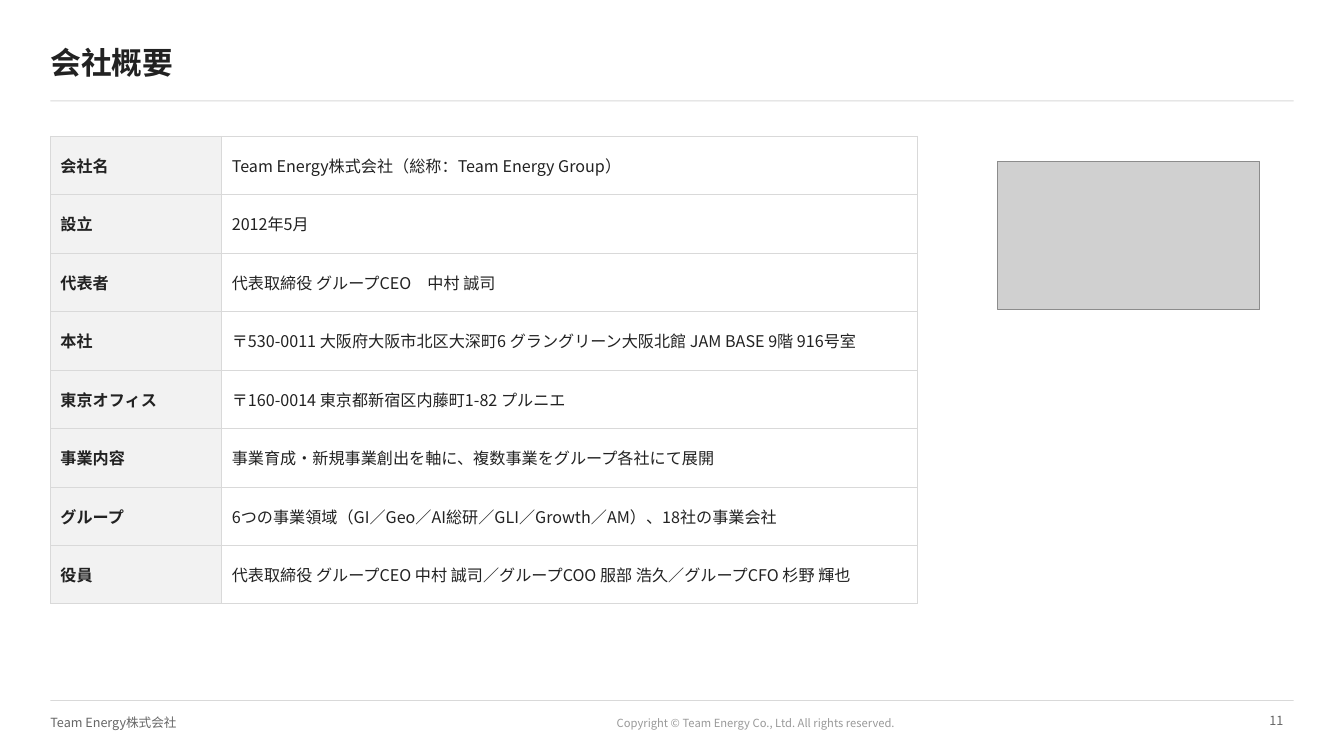
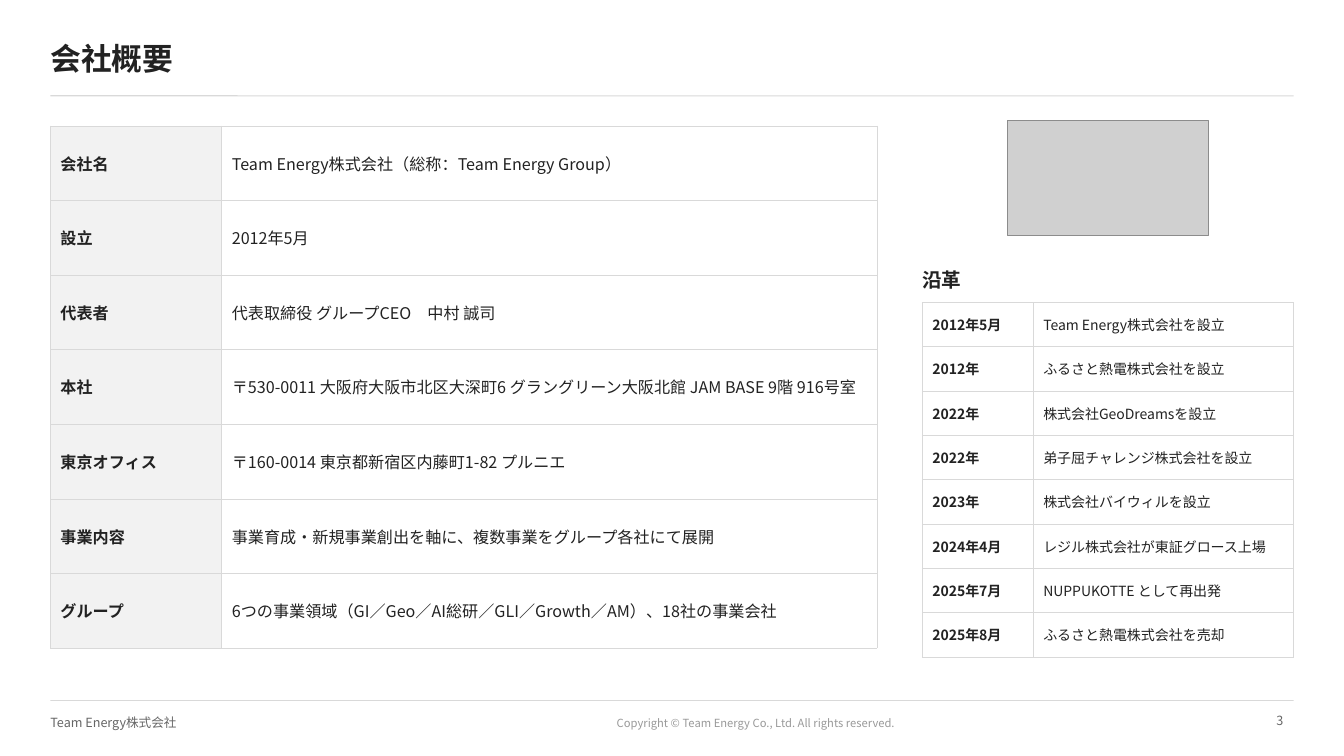
Before and after one commit to ttomoi-afk/desktop-tutorial, a slide deck: slide 3 of teamenergy/docs/TeamEnergy_会社紹介資料.pptx (slide 11 before the commit). Drawn at 1344x756 pixels with LibreOffice and Linux fonts; fonts in the diff are those of the drawing; grey boxes stand for pictures; background and template pictures are left out. Boxes give left, top, right and bottom in pixels: in the first picture for what was removed or moved away, otherwise in the second. Text is boxed around its words. In the diff, an @@ line names an element or a change of style, - is before the commit and + after.

```diff
--- a/teamenergy/docs/TeamEnergy_会社紹介資料.pptx
+++ b/teamenergy/docs/TeamEnergy_会社紹介資料.pptx
@@ title "会社概要": place and size @@
-title "会社概要" at bbox=[50, 48, 173, 77]
+title "会社概要" at bbox=[50, 44, 173, 73]
@@ line moved from (50, 101) - (1294, 101) to (50, 96) - (1294, 96) @@
@@ table at bbox=[50, 126, 877, 623] @@
-row 8: 役員 | 代表取締役 グループCEO 中村 誠司／グループCOO 服部 浩久／グループCFO 杉野 輝也
@@ table: place and size @@
-table at bbox=[50, 136, 918, 587]
+table at bbox=[50, 126, 877, 623]
@@ picture: place and size @@
-picture at bbox=[998, 161, 1260, 310]
+picture at bbox=[1007, 121, 1209, 235]
@@ text added at bbox=[922, 270, 961, 289], 14 pt, text #222222, bold @@
+沿革
@@ table added at bbox=[923, 302, 1294, 646], 8 rows, 2 columns @@
+2012年5月 | Team Energy株式会社を設立
+2012年 | ふるさと熱電株式会社を設立
+2022年 | 株式会社GeoDreamsを設立
+2022年 | 弟子屈チャレンジ株式会社を設立
+2023年 | 株式会社バイウィルを設立
+2024年4月 | レジル株式会社が東証グロース上場
+2025年7月 | NUPPUKOTTE として再出発
+2025年8月 | ふるさと熱電株式会社を売却
@@ page number at bbox=[1276, 715, 1283, 725]: text changed @@
-11
+3
```
Also in this commit, not shown: 11 other slides changed, 3 other files.
